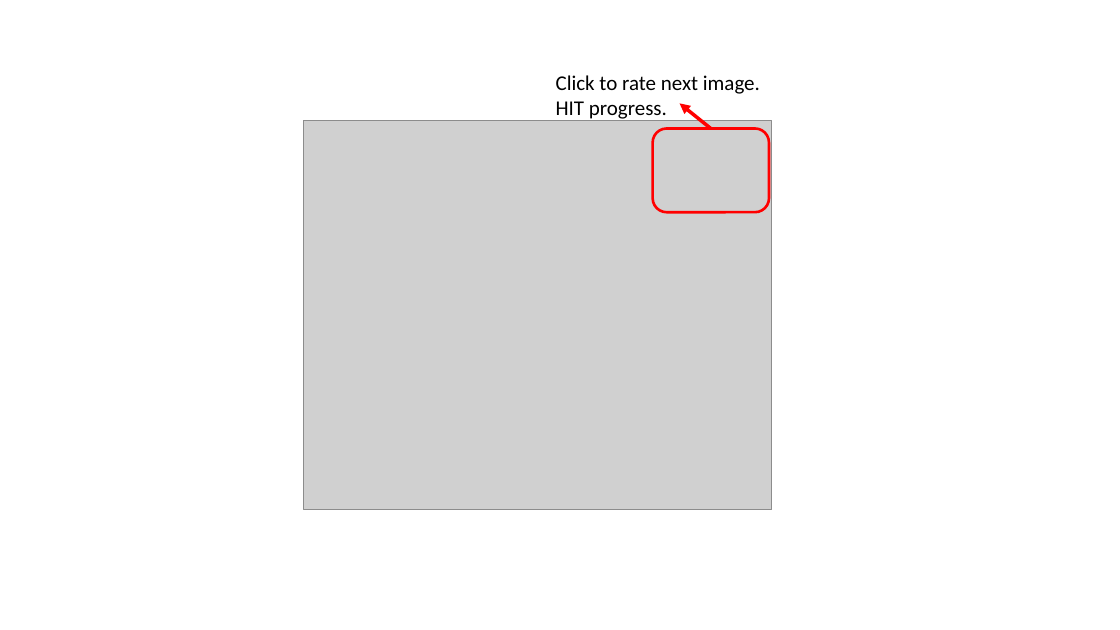
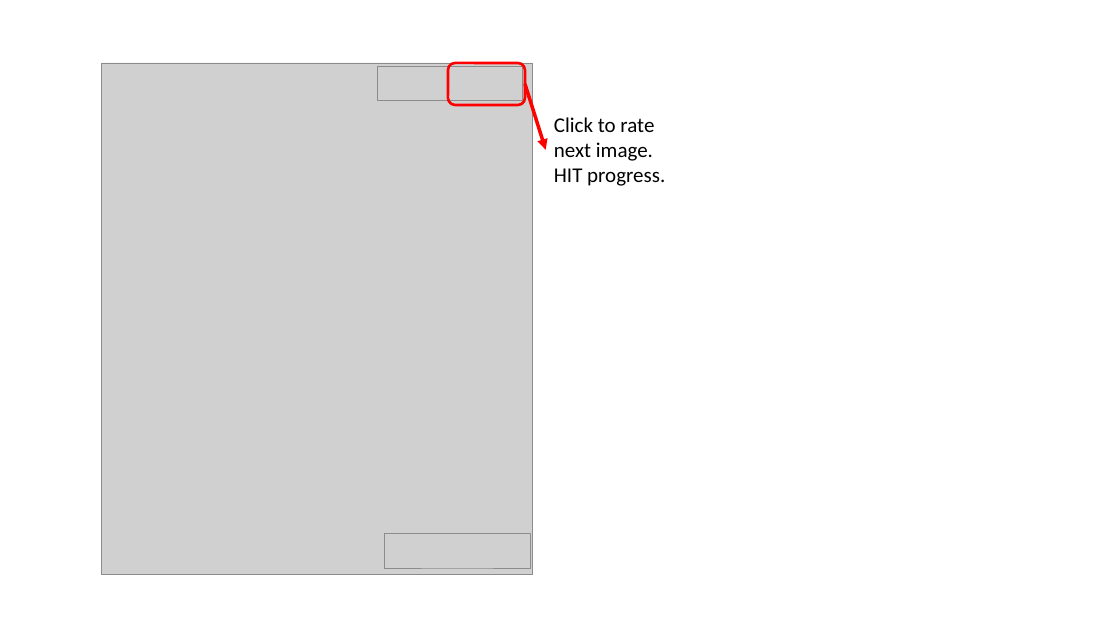
Before and after one commit to SinaMohseni/Text-classification-explanation-evaluation, a slide deck: slide 7 of user-study/instructions/Instructions.pptx. Drawn at 1120x630 pixels with LibreOffice and Linux fonts; fonts in the diff are those of the drawing; grey boxes stand for pictures. Boxes give left, top, right and bottom in pixels: in the first picture for what was removed or moved away, otherwise in the second. Text is boxed around its words. In the diff, an @@ line names an element or a change of style, - is before the commit and + after.

Commit message:
updating Instruction images

```diff
--- a/user-study/instructions/Instructions.pptx
+++ b/user-study/instructions/Instructions.pptx
@@ picture added at [102, 63, 533, 574] @@
@@ picture added at [377, 66, 523, 101] @@
@@ rounded rectangle: place and size @@
-rounded rectangle at [653, 129, 770, 213]
+rounded rectangle at [448, 63, 525, 105]
@@ arrow moved from (711, 129) - (680, 103) to (525, 84) - (546, 150) @@
@@ text "Click to rate next image." rewrapped from [556, 75, 760, 121] to [554, 117, 665, 186] @@
@@ picture removed at [304, 120, 772, 510] @@
@@ picture added at [384, 534, 530, 568] @@
```
Also in this commit, not shown: 6 other slides changed, 16 other files.
